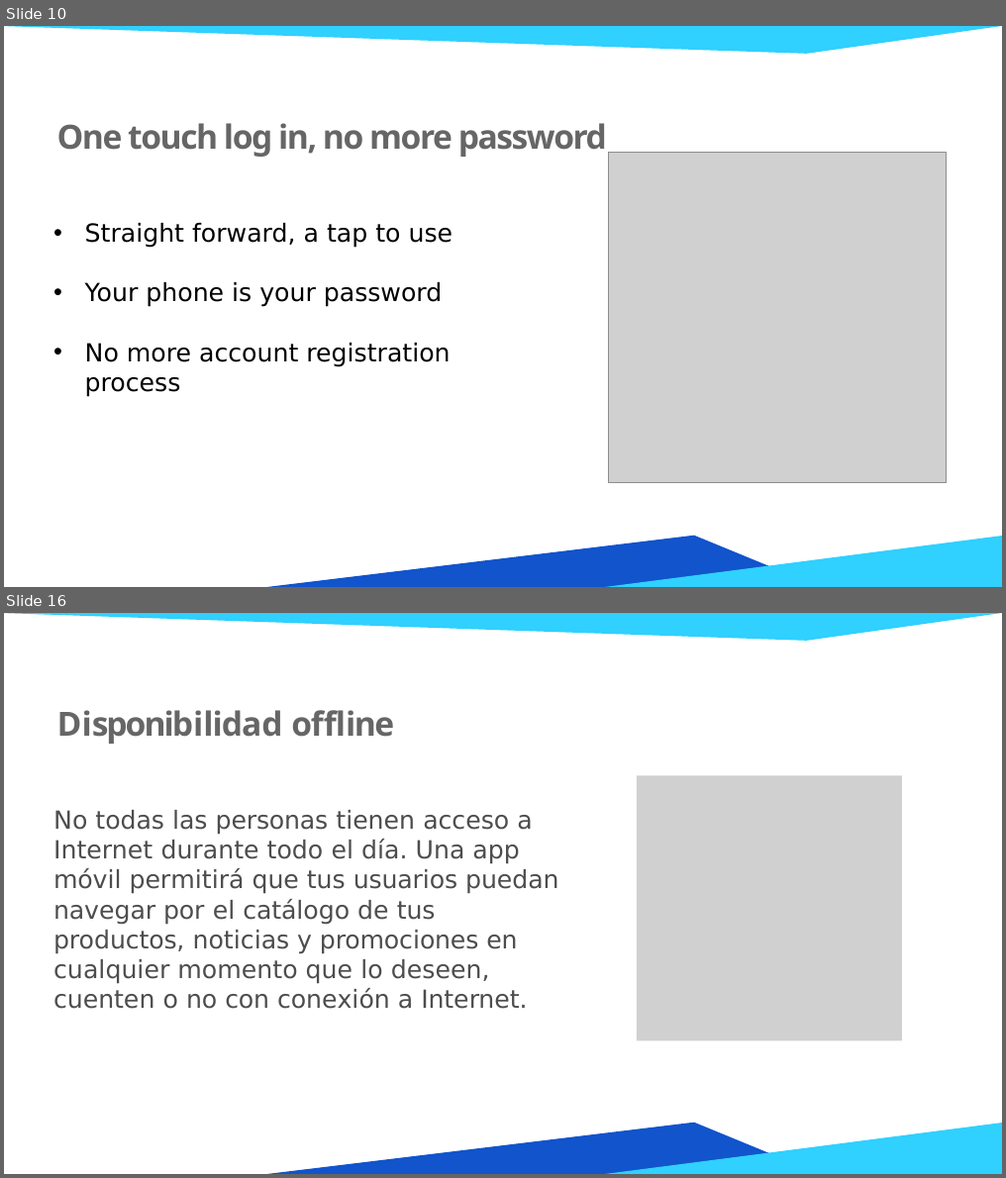
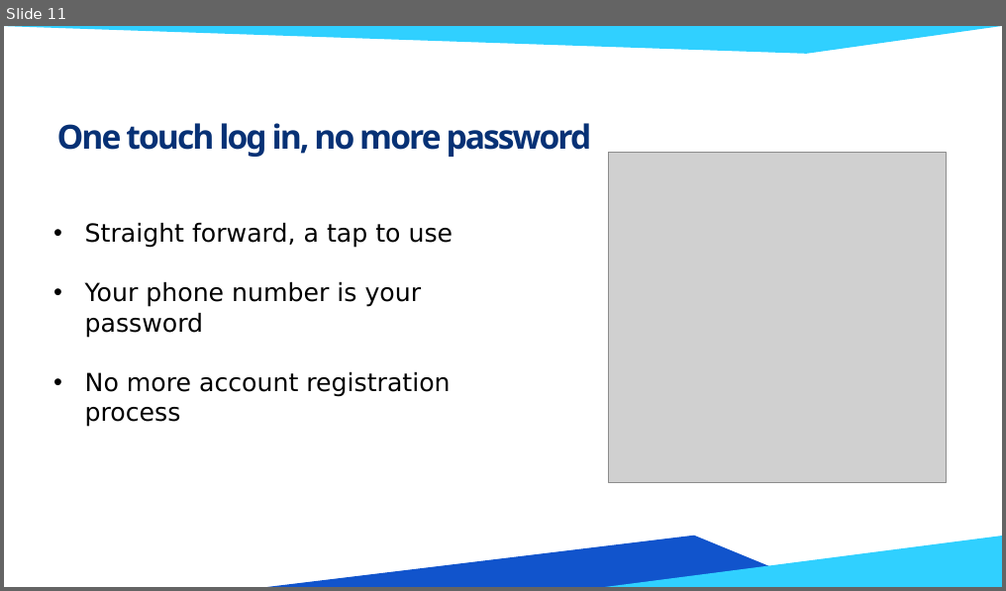
Before and after one commit to HenryHeng91/NU-Fast-Buy-and-Sell-APP, a slide deck: Documentation/NU E-Commerce Slide.pptx. Shown one above the other, each under a label of ours: slides 10 and 16 before the commit, slide 11 after it; the slides between them are not shown. The pictures are 1006x1178 and 1006x591 pixels, drawn with LibreOffice and Linux fonts; fonts in the diff are those of the drawing; grey boxes stand for pictures; background and template pictures are left out. Boxes give left, top, right and bottom in pixels: in the first picture for what was removed or moved away, otherwise in the second. Text is boxed around its words. In the diff, an @@ line names an element or a change of style, - is before the commit and + after.

```diff
--- a/Documentation/NU E-Commerce Slide.pptx
+++ b/Documentation/NU E-Commerce Slide.pptx
@@ slide 16 removed at [4,613,1002,1174], background #FFFFFF; not listed: 3 template elements that a slide beside it also shows @@
@@ title removed at [57,710,394,744] @@
-Disponibilidad offline
@@ picture removed at [637,775,902,1041] @@
@@ text removed at [54,810,558,1009] @@
-No todas las personas tienen acceso a Internet durante todo el día. Una app móvil permitirá que tus usuarios puedan navegar por el catálogo de tus productos, noticias y promociones en cualquier momento que lo deseen, cuenten o no con conexión a Internet.
@@ what was slide 10 is now slide 11 @@
@@ slide 11 changed as well @@
@@ title "One touch log in, no ..." at [57,123,592,157]: text colour #666666 to #073175, letter spacing -1.1 to -1.4 pt @@
@@ text at [85,282,422,338]: text changed @@
-• Your phone is your password
+• Your phone number is your password
```
Also in this commit, not shown: 7 other slides changed, 8 slides added, 15 other slides removed, 2 other files.
